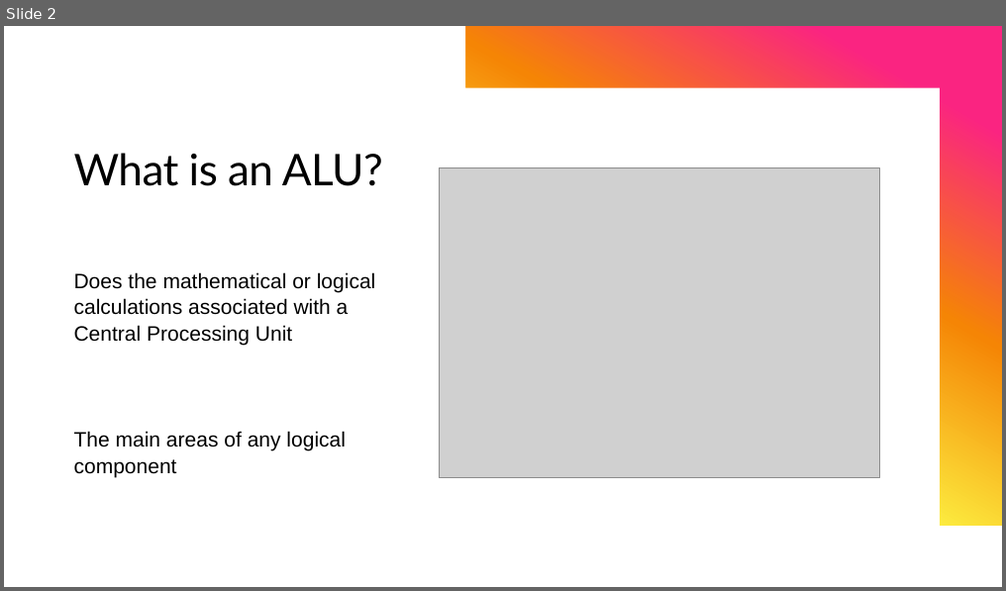
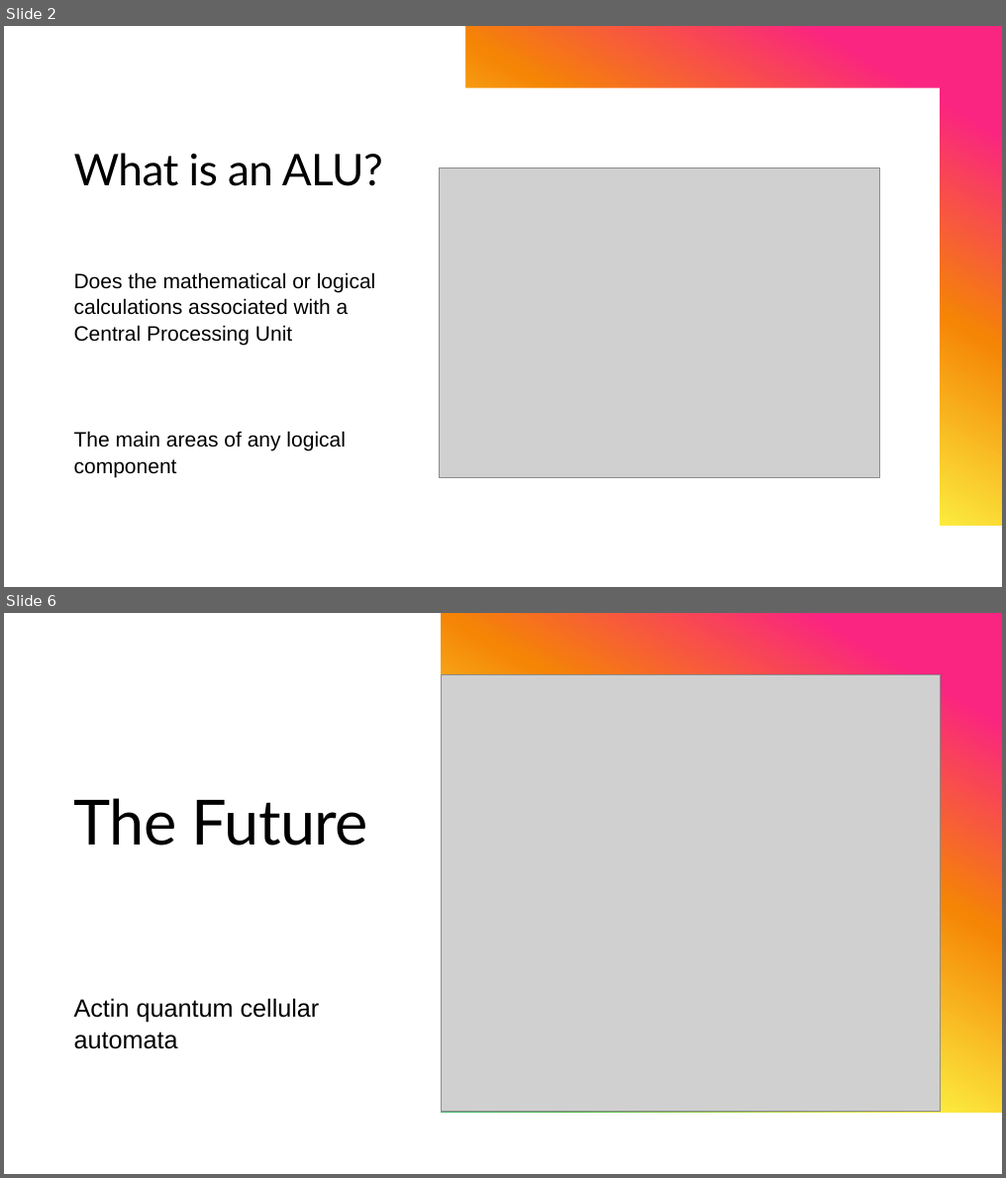
Before and after one commit to David-Strikaitis/computerArchitecture, a slide deck: ALU.pptx. Shown one above the other, each under a label of ours: slide 2 before the commit, slides 2 and 6 after it; the slides between them are not shown. The pictures are 1006x591 and 1006x1178 pixels, drawn with LibreOffice and Linux fonts; fonts in the diff are those of the drawing; grey boxes stand for pictures. Boxes give left, top, right and bottom in pixels: in the first picture for what was removed or moved away, otherwise in the second. Text is boxed around its words. In the diff, an @@ line names an element or a change of style, - is before the commit and + after.

```diff
--- a/ALU.pptx
+++ b/ALU.pptx
@@ slide 6 added at bbox=[4, 613, 1002, 1174], background #FFFFFF; not listed: 1 template element that a slide beside it also shows @@
@@ freeform shape added at bbox=[4, 613, 1002, 1113], fill gradient #FA2481 to #F58505 to #FCEC3F to #51B851 to #42B3BD @@
@@ rectangle added at bbox=[4, 613, 1002, 1174], fill #FFFFFF @@
@@ rectangle added at bbox=[4, 613, 1002, 1112], fill gradient #FA2481 to #F58505 to #FCEC3F to #51B851 to #42B3BD @@
@@ rectangle added at bbox=[4, 613, 441, 1118], fill #FFFFFF @@
@@ picture added at bbox=[441, 674, 940, 1112] @@
@@ title added at bbox=[74, 798, 368, 846], 60 pt, text #000000 @@
+The Future
@@ text added at bbox=[74, 998, 320, 1050], 24 pt, text #000000 @@
+Actin quantum cellular automata
```
Also in this commit, not shown: 4 other slides added.
